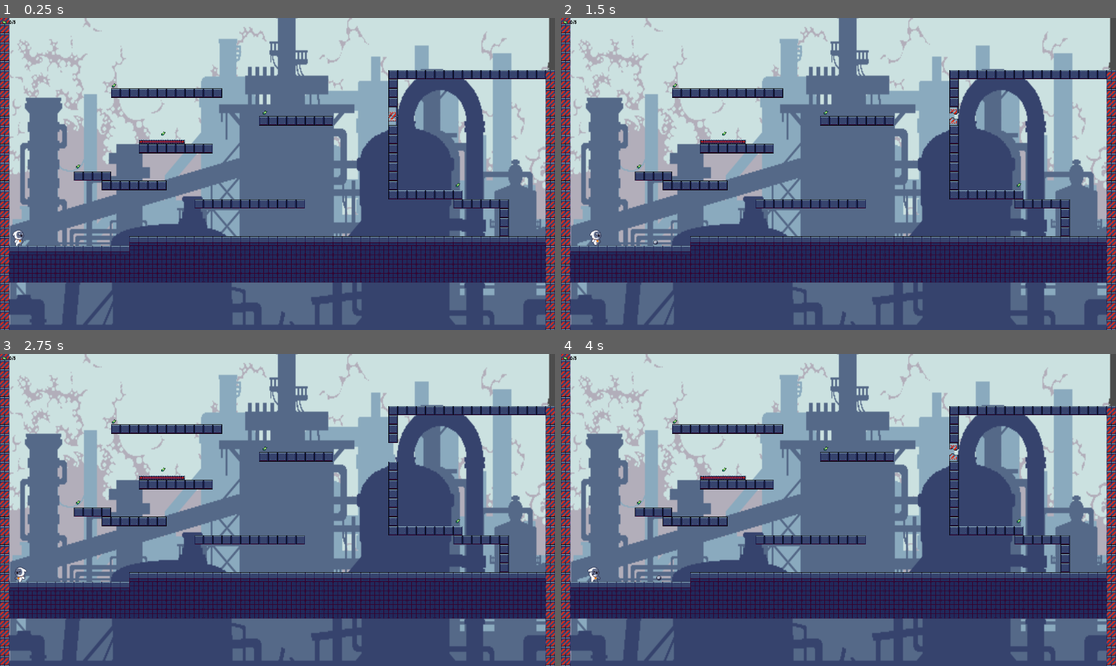
Above: before the commit, frames 1-4 (two rows, left to right).
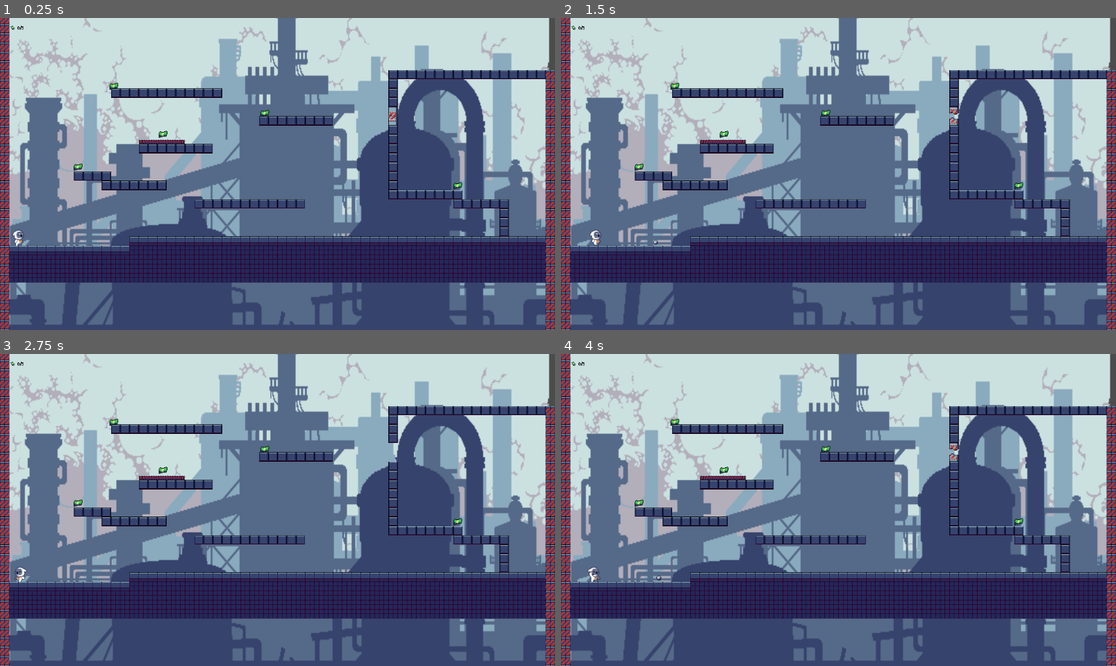
Above: after the commit, the same moments.

Repository: SSemenkin/PlatformerGodot
Game: Godot game, scene res://Level1.tscn
Same seed, same stepped clock (60 frames per second), same inputs: the game is played once before the commit and once after it.
Inputs:
- Up to frame 1 (0.25 s): no input
- Up to frame 2 (1.5 s): tap Enter (ui_accept) at 0.5, 0.77 s; hold Right (ui_right) from 0.53 s (still down)
- Up to frame 3 (2.75 s): tap Enter (ui_accept) at 1.52 s; release Right (ui_right) at 2.03 s; hold Left (ui_left) from 2.03 s (still down)
- Up to frame 4 (4 s): release Left (ui_left) at 2.78 s; hold Right (ui_right) from 2.78 s (still down); tap Enter (ui_accept) at 3.02, 3.77 s

The runs differ from the first frame. In frame 1, 0.2% of the frame differs, in the area x 0-84%, y 0-56%; in frame 2, 0.2%; in frame 3, 0.2%; in frame 4, 0.2%.

Commit message:
transporter now working

Diff:
--- a/Level1.gd
+++ b/Level1.gd
@@ -14,5 +14,5 @@
 		if "Money" in get_child(i).name:
 			counter += 1
 
-func _process(delta):
+func _process(_delta):
 	$Stats/CanvasLayer/Label.text = str($Player.money)  + "/" + str(counter)
--- a/Money.tscn
+++ b/Money.tscn
@@ -42,17 +42,19 @@
 } ]
 
 [sub_resource type="CircleShape2D" id=8]
-radius = 9.00079
+radius = 17.7541
 
 [node name="Money" type="Area2D"]
 script = ExtResource( 2 )
 
 [node name="AnimatedSprite" type="AnimatedSprite" parent="."]
+scale = Vector2( 2, 2 )
 frames = SubResource( 7 )
-frame = 5
+frame = 4
 playing = true
 
 [node name="CollisionShape2D" type="CollisionShape2D" parent="."]
+position = Vector2( -1.25, -0.75 )
 shape = SubResource( 8 )
 
 [connection signal="body_entered" from="." to="." method="_on_StaticBody2D_body_entered"]
--- a/Player.gd
+++ b/Player.gd
@@ -12,6 +12,13 @@
 var money = 0
 
 var velocity  = Vector2()
+
+func if_transporter_under_player_add_x_velocity():
+	for i in get_slide_count():
+		var collision = get_slide_collision(i)
+		if "Transporter" in collision.collider.name :
+			print('on transporter')
+			velocity.x += 30
 
 func addMoney():
 	money += 1
@@ -29,8 +36,6 @@
 		$RunDust.show()
 	else :
 		$RunDust.hide()
-
-
 
 
 	if Input.is_action_pressed("ui_up")  && is_on_floor():
@@ -72,8 +77,6 @@
 		if is_on_floor() :
 			$AnimatedSprite.play("walk")
 
-
-
 	else:
 		velocity.x = 0
 		$AnimatedSprite.play("idle")
@@ -81,21 +84,15 @@
 		$RunDust.stop()
 		$RunDust.frame = 0
 
-
-
-
-
-
+	if_transporter_under_player_add_x_velocity()
 	velocity.y += (gravity * delta)
 	velocity = move_and_slide(velocity, floor_)
 
 func _on_AnimatedSprite_frame_changed():
 	if $AnimatedSprite.animation == "throw" && $AnimatedSprite.frame == 2:
 		var r = rock.instance()
-		r.position = $Position2D.global_position
+		r.global_position = $Position2D.global_position
 		r.direction = sign($Position2D.position.x)
+		r.set_as_toplevel(true)
 		get_parent().add_child(r)
 		is_throwing = false
-
-func move_by_x(value) :
-	velocity.x += value
--- a/Player.tscn
+++ b/Player.tscn
@@ -32,26 +32,6 @@
 atlas = ExtResource( 1 )
 region = Rect2( 96, 0, 32, 32 )
 
-[sub_resource type="AtlasTexture" id=44]
-flags = 4
-atlas = ExtResource( 8 )
-region = Rect2( 0, 0, 32, 32 )
-
-[sub_resource type="AtlasTexture" id=45]
-flags = 4
-atlas = ExtResource( 8 )
-region = Rect2( 32, 0, 32, 32 )
-
-[sub_resource type="AtlasTexture" id=46]
-flags = 4
-atlas = ExtResource( 8 )
-region = Rect2( 64, 0, 32, 32 )
-
-[sub_resource type="AtlasTexture" id=47]
-flags = 4
-atlas = ExtResource( 8 )
-region = Rect2( 96, 0, 32, 32 )
-
 [sub_resource type="AtlasTexture" id=6]
 flags = 4
 atlas = ExtResource( 4 )
@@ -94,62 +74,82 @@
 
 [sub_resource type="AtlasTexture" id=14]
 flags = 4
-atlas = ExtResource( 3 )
+atlas = ExtResource( 5 )
 region = Rect2( 0, 0, 32, 32 )
 
 [sub_resource type="AtlasTexture" id=15]
 flags = 4
-atlas = ExtResource( 3 )
+atlas = ExtResource( 5 )
 region = Rect2( 32, 0, 32, 32 )
 
 [sub_resource type="AtlasTexture" id=16]
 flags = 4
-atlas = ExtResource( 3 )
+atlas = ExtResource( 5 )
 region = Rect2( 64, 0, 32, 32 )
 
 [sub_resource type="AtlasTexture" id=17]
 flags = 4
-atlas = ExtResource( 3 )
+atlas = ExtResource( 5 )
 region = Rect2( 96, 0, 32, 32 )
 
 [sub_resource type="AtlasTexture" id=18]
 flags = 4
-atlas = ExtResource( 3 )
+atlas = ExtResource( 5 )
 region = Rect2( 128, 0, 32, 32 )
 
 [sub_resource type="AtlasTexture" id=19]
 flags = 4
-atlas = ExtResource( 3 )
-region = Rect2( 160, 0, 32, 32 )
+atlas = ExtResource( 5 )
+region = Rect2( 160, 0, 32, 32 )
+
+[sub_resource type="AtlasTexture" id=20]
+flags = 4
+atlas = ExtResource( 8 )
+region = Rect2( 0, 0, 32, 32 )
+
+[sub_resource type="AtlasTexture" id=21]
+flags = 4
+atlas = ExtResource( 8 )
+region = Rect2( 32, 0, 32, 32 )
+
+[sub_resource type="AtlasTexture" id=22]
+flags = 4
+atlas = ExtResource( 8 )
+region = Rect2( 64, 0, 32, 32 )
+
+[sub_resource type="AtlasTexture" id=23]
+flags = 4
+atlas = ExtResource( 8 )
+region = Rect2( 96, 0, 32, 32 )
 
 [sub_resource type="AtlasTexture" id=24]
 flags = 4
-atlas = ExtResource( 5 )
+atlas = ExtResource( 3 )
 region = Rect2( 0, 0, 32, 32 )
 
 [sub_resource type="AtlasTexture" id=25]
 flags = 4
-atlas = ExtResource( 5 )
+atlas = ExtResource( 3 )
 region = Rect2( 32, 0, 32, 32 )
 
 [sub_resource type="AtlasTexture" id=26]
 flags = 4
-atlas = ExtResource( 5 )
+atlas = ExtResource( 3 )
 region = Rect2( 64, 0, 32, 32 )
 
 [sub_resource type="AtlasTexture" id=27]
 flags = 4
-atlas = ExtResource( 5 )
+atlas = ExtResource( 3 )
 region = Rect2( 96, 0, 32, 32 )
 
 [sub_resource type="AtlasTexture" id=28]
 flags = 4
-atlas = ExtResource( 5 )
+atlas = ExtResource( 3 )
 region = Rect2( 128, 0, 32, 32 )
 
 [sub_resource type="AtlasTexture" id=29]
 flags = 4
-atlas = ExtResource( 5 )
+atlas = ExtResource( 3 )
 region = Rect2( 160, 0, 32, 32 )
 
 [sub_resource type="SpriteFrames" id=30]
@@ -159,11 +159,6 @@
 "name": "idle",
 "speed": 5.0
 }, {
-"frames": [ SubResource( 44 ), SubResource( 45 ), SubResource( 46 ), SubResource( 47 ) ],
-"loop": false,
-"name": "throw",
-"speed": 5.0
-}, {
 "frames": [ SubResource( 6 ), SubResource( 7 ), SubResource( 8 ), SubResource( 9 ), SubResource( 10 ), SubResource( 11 ), SubResource( 12 ), SubResource( 13 ) ],
 "loop": false,
 "name": "jump",
@@ -171,12 +166,17 @@
 }, {
 "frames": [ SubResource( 14 ), SubResource( 15 ), SubResource( 16 ), SubResource( 17 ), SubResource( 18 ), SubResource( 19 ) ],
 "loop": true,
+"name": "run",
+"speed": 5.0
+}, {
+"frames": [ SubResource( 20 ), SubResource( 21 ), SubResource( 22 ), SubResource( 23 ) ],
+"loop": false,
+"name": "throw",
+"speed": 5.0
+}, {
+"frames": [ SubResource( 24 ), SubResource( 25 ), SubResource( 26 ), SubResource( 27 ), SubResource( 28 ), SubResource( 29 ) ],
+"loop": true,
 "name": "walk",
-"speed": 5.0
-}, {
-"frames": [ SubResource( 24 ), SubResource( 25 ), SubResource( 26 ), SubResource( 27 ), SubResource( 28 ), SubResource( 29 ) ],
-"loop": true,
-"name": "run",
 "speed": 5.0
 } ]
 
--- a/Rock.gd
+++ b/Rock.gd
@@ -23,5 +23,10 @@
 	queue_free()
 
 
-func _on_KinematicBody2D_body_entered(body):
+func _on_KinematicBody2D_body_entered(_body):
+	$Sprite.play()
+
+
+
+func _on_Sprite_animation_finished():
 	queue_free()
--- a/Rock.tscn
+++ b/Rock.tscn
@@ -1,22 +1,33 @@
-[gd_scene load_steps=4 format=2]
+[gd_scene load_steps=6 format=2]
 
 [ext_resource path="res://actors/2 Owlet_Monster/Rock1.png" type="Texture" id=1]
 [ext_resource path="res://Rock.gd" type="Script" id=2]
+[ext_resource path="res://actors/2 Owlet_Monster/Rock2.png" type="Texture" id=3]
 
-[sub_resource type="CircleShape2D" id=1]
+[sub_resource type="SpriteFrames" id=1]
+animations = [ {
+"frames": [ ExtResource( 1 ), ExtResource( 3 ) ],
+"loop": false,
+"name": "default",
+"speed": 20.0
+} ]
+
+[sub_resource type="CircleShape2D" id=2]
 radius = 7.93085
 
 [node name="KinematicBody2D" type="Area2D"]
+gravity_point = true
 script = ExtResource( 2 )
 
-[node name="Sprite" type="Sprite" parent="."]
+[node name="Sprite" type="AnimatedSprite" parent="."]
 scale = Vector2( 2, 2 )
-texture = ExtResource( 1 )
+frames = SubResource( 1 )
 
 [node name="CollisionShape2D" type="CollisionShape2D" parent="."]
-shape = SubResource( 1 )
+shape = SubResource( 2 )
 
 [node name="VisibilityNotifier2D" type="VisibilityNotifier2D" parent="."]
 
 [connection signal="body_entered" from="." to="." method="_on_KinematicBody2D_body_entered"]
+[connection signal="animation_finished" from="Sprite" to="." method="_on_Sprite_animation_finished"]
 [connection signal="screen_exited" from="VisibilityNotifier2D" to="." method="_on_VisibilityNotifier2D_screen_exited"]
--- a/Stats.tscn
+++ b/Stats.tscn
@@ -45,16 +45,21 @@
 font_data = ExtResource( 1 )
 
 [node name="Stats" type="Node2D"]
+position = Vector2( 27.8442, 19.8213 )
 
 [node name="CanvasLayer" type="CanvasLayer" parent="."]
 
 [node name="AnimatedSprite" type="AnimatedSprite" parent="CanvasLayer"]
-position = Vector2( 16.0459, 16.0459 )
+position = Vector2( 43.8901, 35.8672 )
 frames = SubResource( 7 )
-frame = 3
+frame = 2
 playing = true
 
 [node name="Label" type="Label" parent="CanvasLayer"]
+anchor_left = 0.0145022
+anchor_top = 0.0183531
+anchor_right = 0.0145022
+anchor_bottom = 0.0183531
 margin_left = 32.0
 margin_top = 8.0
 margin_right = 44.0
--- a/TransporteEnd.gd
+++ b/TransporteEnd.gd
@@ -12,12 +12,4 @@
 
 
 # Called every frame. 'delta' is the elapsed time since the previous frame.
-#func _process(delta):
-#	pass
-
-
-
-func _on_Area2D_body_shape_entered(body_id, body, body_shape, local_shape):
-	if "Player" in body.name:
-		body.move_by_x(10)
-		print ('body moved')
+#func _process(delta
--- a/TransporterBegin.tscn
+++ b/TransporterBegin.tscn
@@ -37,7 +37,7 @@
 
 [node name="AnimatedSprite" type="AnimatedSprite" parent="."]
 frames = SubResource( 5 )
-frame = 2
+frame = 3
 playing = true
 
 [node name="CollisionShape2D" type="CollisionShape2D" parent="."]
--- a/TransporterEnd.tscn
+++ b/TransporterEnd.tscn
@@ -1,7 +1,6 @@
-[gd_scene load_steps=9 format=2]
+[gd_scene load_steps=8 format=2]
 
 [ext_resource path="res://Industrial/4 Animated objects/Transporter3.png" type="Texture" id=1]
-[ext_resource path="res://TransporteEnd.gd" type="Script" id=2]
 
 [sub_resource type="AtlasTexture" id=1]
 flags = 4
@@ -38,17 +37,9 @@
 
 [node name="AnimatedSprite" type="AnimatedSprite" parent="."]
 frames = SubResource( 5 )
+frame = 1
 playing = true
-
-[node name="Area2D" type="Area2D" parent="."]
-script = ExtResource( 2 )
-
-[node name="CollisionShape2D2" type="CollisionShape2D" parent="Area2D"]
-position = Vector2( -0.15749, -8.032 )
-shape = SubResource( 6 )
 
 [node name="CollisionShape2D" type="CollisionShape2D" parent="."]
 position = Vector2( -0.15749, -8.032 )
 shape = SubResource( 6 )
-
-[connection signal="body_shape_entered" from="Area2D" to="Area2D" method="_on_Area2D_body_shape_entered"]
